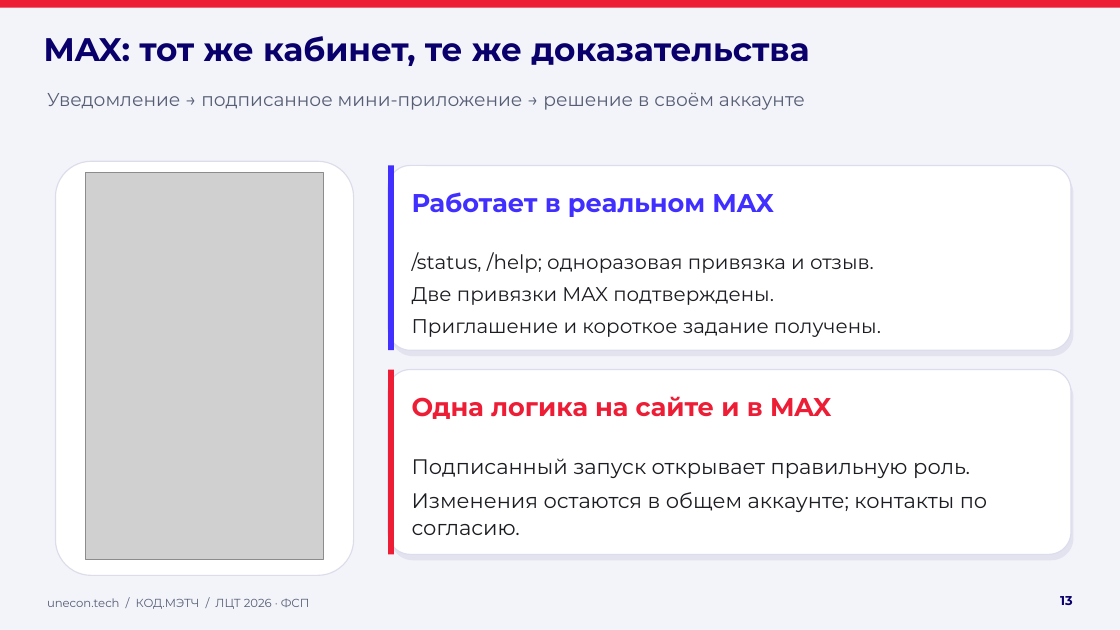
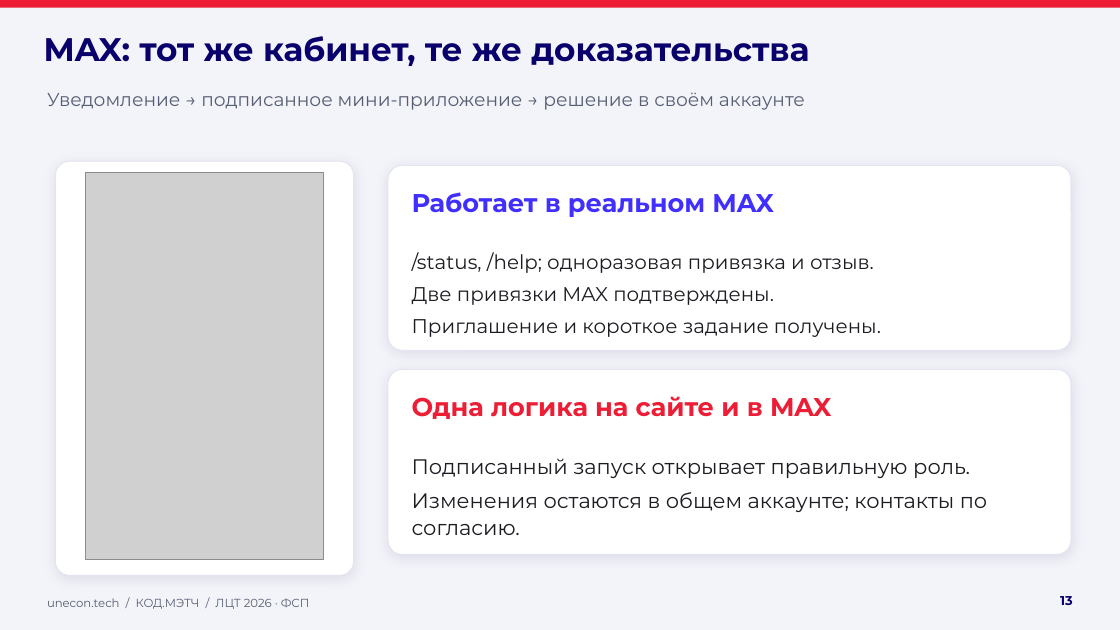
Before and after one commit to Valery766/kodmatch-lct-2026, a slide deck: slide 13 of presentation/КОД.МЭТЧ_unecon.tech_ЛЦТ_ФСП_2026.pptx. Drawn at 1120x630 pixels with LibreOffice and Linux fonts; fonts in the diff are those of the drawing; grey boxes stand for pictures; background and template pictures are left out. Boxes give left, top, right and bottom in pixels: in the first picture for what was removed or moved away, otherwise in the second. Text is boxed around its words. In the diff, an @@ line names an element or a change of style, - is before the commit and + after.

```diff
--- a/presentation/КОД.МЭТЧ_unecon.tech_ЛЦТ_ФСП_2026.pptx
+++ b/presentation/КОД.МЭТЧ_unecon.tech_ЛЦТ_ФСП_2026.pptx
@@ rounded rectangle at bbox=[55, 161, 354, 576]: outline #DDDDEA 1 pt to #E2E4F0 0.75 pt; shadow on; proportions changed @@
@@ rounded rectangle at bbox=[388, 166, 1071, 350]: outline #DCDDEC 1 pt to #E2E4F0 0.75 pt; shadow on; proportions changed @@
@@ rectangle removed at bbox=[388, 166, 394, 350] @@
@@ rounded rectangle removed at bbox=[391, 171, 1074, 356] @@
@@ rounded rectangle at bbox=[388, 370, 1071, 555]: outline #DCDDEC 1 pt to #E2E4F0 0.75 pt; shadow on; proportions changed @@
@@ rectangle removed at bbox=[388, 370, 394, 555] @@
@@ rounded rectangle removed at bbox=[391, 376, 1074, 560] @@
```
Also in this commit, not shown: 14 other slides changed, 52 other files.
